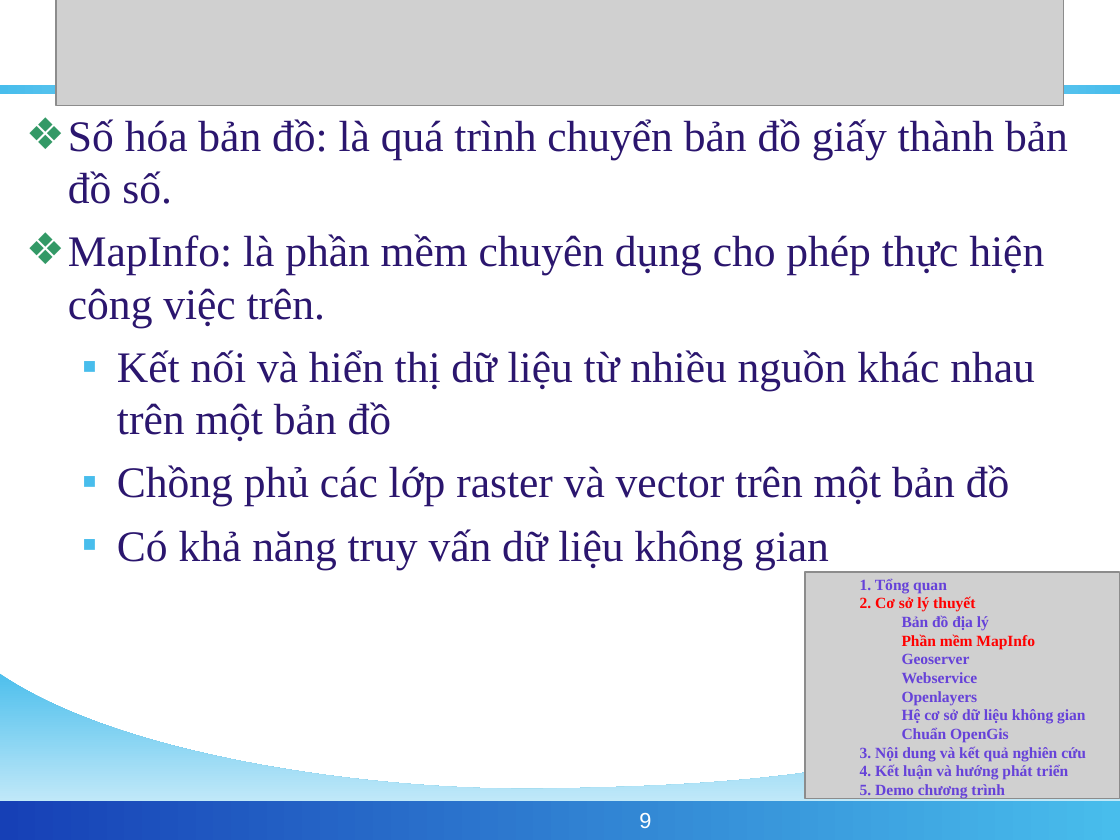
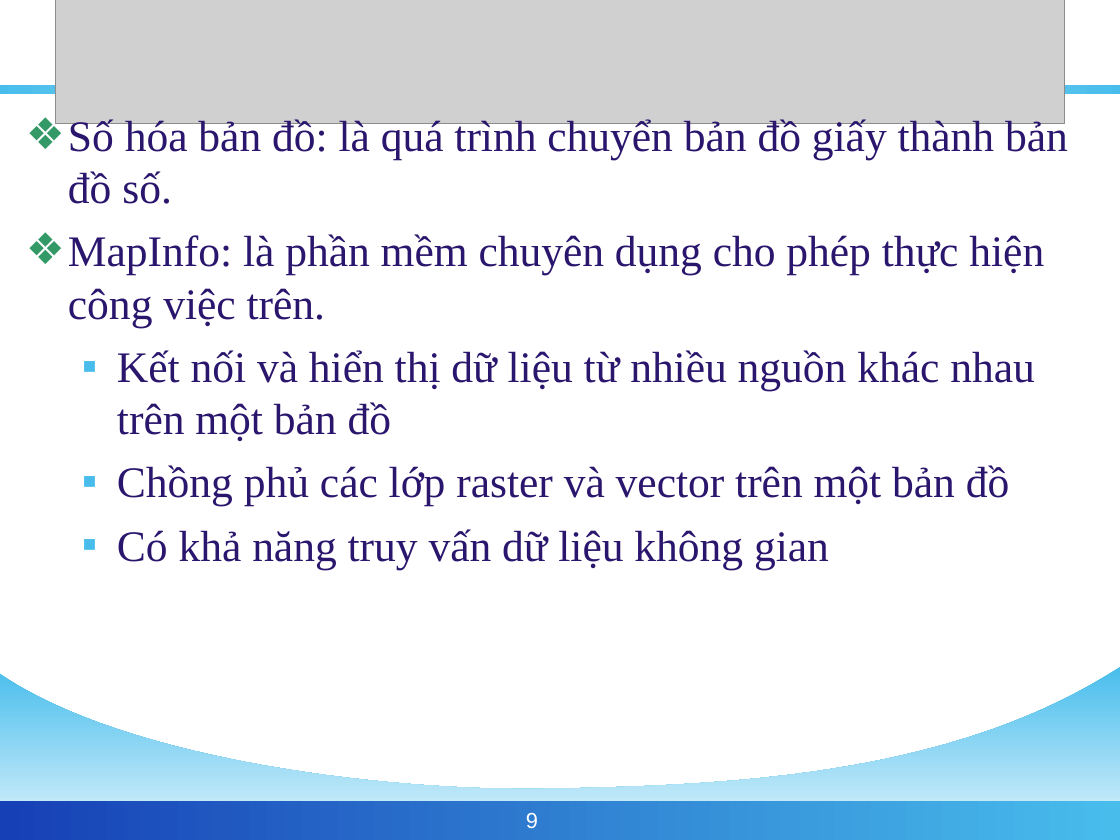
Before and after one commit to phamngsinh/cantho-webgis, a slide deck: slide 9 of Document/Bao Cao/BaoCaoLuanVan2.ppt. Drawn at 1120x840 pixels with LibreOffice and Linux fonts; fonts in the diff are those of the drawing; grey boxes stand for pictures; background and template pictures are left out. Boxes give left, top, right and bottom in pixels: in the first picture for what was removed or moved away, otherwise in the second. Text is boxed around its words. In the diff, an @@ line names an element or a change of style, - is before the commit and + after.

```diff
--- a/Document/Bao Cao/BaoCaoLuanVan2.ppt
+++ b/Document/Bao Cao/BaoCaoLuanVan2.ppt
@@ picture: place and size @@
-picture at <box>56,0,1064,105</box>
+picture at <box>55,0,1064,124</box>
@@ picture removed at <box>805,572,1120,799</box> @@
@@ text removed at <box>860,579,1086,780</box> @@
-1. Tổng quan
-2. Cơ sở lý thuyết
-Bản đồ địa lý
-Phần mềm MapInfo
-Geoserver
-Webservice
-Openlayers
-Hệ cơ sở dữ liệu không gian
-Chuẩn OpenGis
-3. Nội dung và kết quả nghiên cứu
-4. Kết luận và hướng phát triển
-5. Demo chương trình
@@ page number at <box>526,813,538,828</box>: alignment right to centre @@
```
Also in this commit, not shown: 26 other slides changed, 2 slides added, 2 slides removed.
